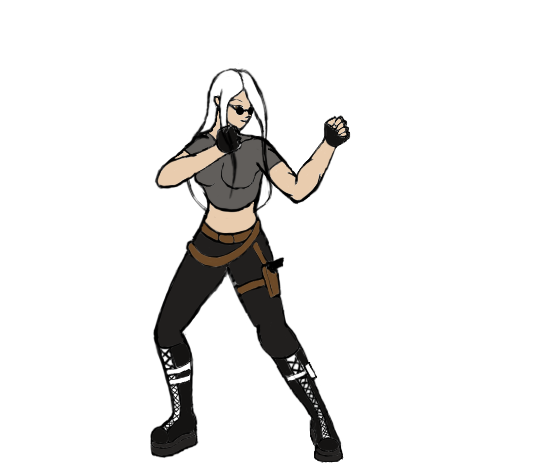
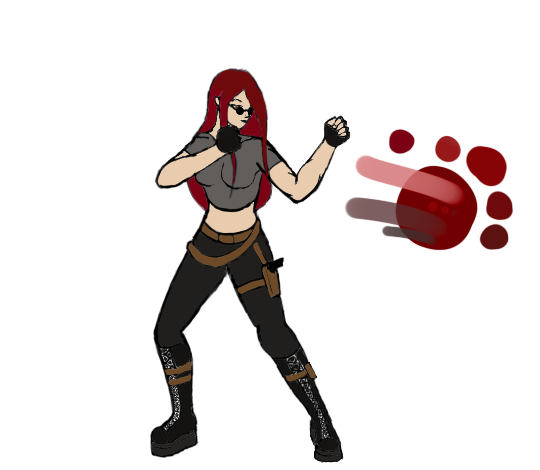
Comparing the layer stacks of the two (540, 470) images. Changes:
added layer "Layer 2" above "Sunglasses" over [344, 128, 514, 251]
painted on "Head" over [187, 69, 272, 211]
painted on "Left Arm" over [297, 157, 319, 191]
painted on "Right Forarm" over [204, 125, 242, 153]
painted on "Right Arm" over [185, 131, 210, 153]
painted on "Torso" over [187, 105, 221, 148]
painted on "Right Ankle" over [161, 277, 242, 413]
painted on "Left Ankle" over [285, 355, 336, 439]
painted on "Right Foot" over [164, 412, 178, 430]
painted on "Left Foot" over [321, 420, 330, 438]
